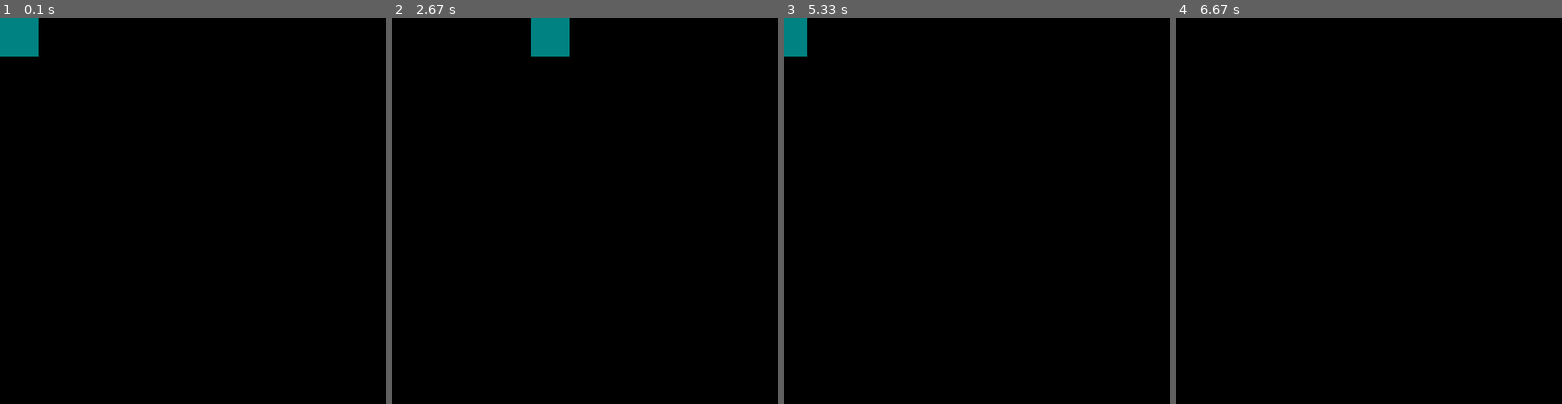
Above: before the commit, frames 1-4 (left to right).
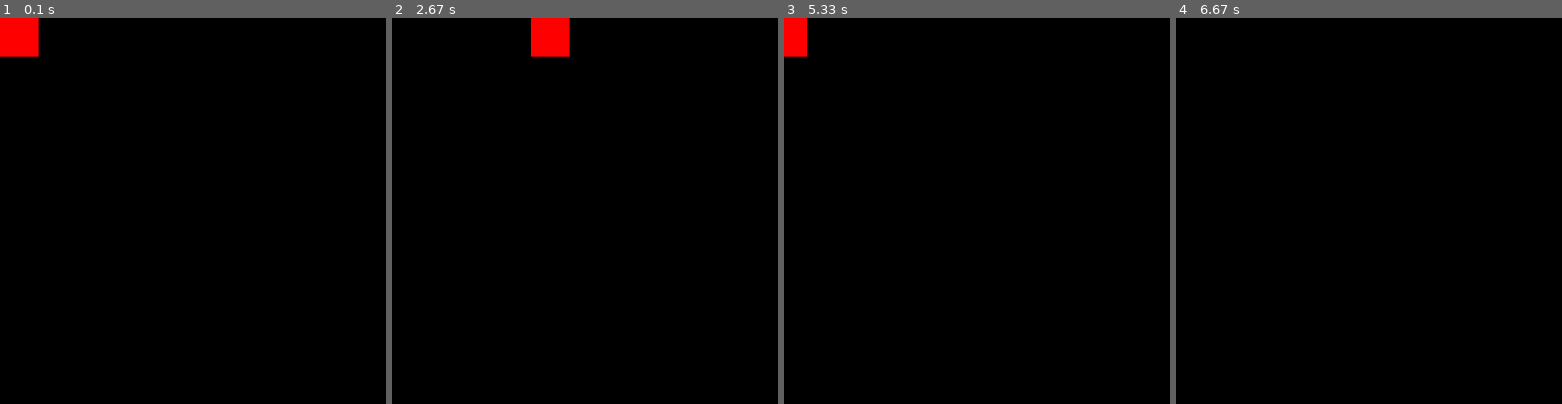
Above: after the commit, the same moments.

Repository: hackersaurus/pygame-dino-runner
Game: pygame game, started from game.py
Two runs of this game, one before a commit and one after it. Both use one fixed random seed, a clock stepped at 60 frames per second and the inputs below.
Inputs:
- Up to frame 1 (0.1 s): no input
- Up to frame 2 (2.67 s): hold Right 0.33-0.8 s; hold Up 0.83-1.13 s; hold Down 2.23-2.53 s; hold Left from 2.57 s (still down)
- Up to frame 3 (5.33 s): release Left at 2.97 s; hold Up 3-3.37 s; hold Down 4.07-4.43 s; hold Left 4.47-4.93 s; hold Right from 4.97 s (still down)
- Up to frame 4 (6.67 s): release Right at 5.43 s; hold Up 5.47-5.77 s

The runs differ from the first frame. In frame 1, 1.0% of the frame differs, in the area x 0-10%, y 0-10%; in frame 2, 1.0%; in frame 3, 0.6%; in frame 4, nothing differs.

Commit message:
change color

Diff:
--- a/game.py
+++ b/game.py
@@ -24,7 +24,7 @@
     pygame.display.set_caption(GAME_TITLE)
     window = pygame.display.set_mode((MAX_WIDTH, MAX_HEIGHT))
 
-    player = GameObject(color=(0, 130, 130))
+    player = GameObject(color=(255, 0, 0))
 
     vel = 5
 
